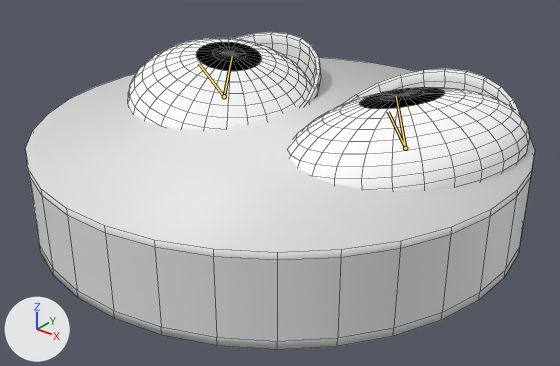
The Blender file Assets/Models/Ball.blend, before and after one commit.
Rendered twice from a 50 mm camera at (1.852, -2.314, 1.355) aimed at (0.054, -0.067, -0.038). Lighting does not change. The marker at lower left points along +X, +Y and +Z. Both versions are drawn at frame 4 of the action 'Blink'; the numbers are the values there. The bones that bend it are drawn over the model as lines. Mesh edges are drawn as thin lines.
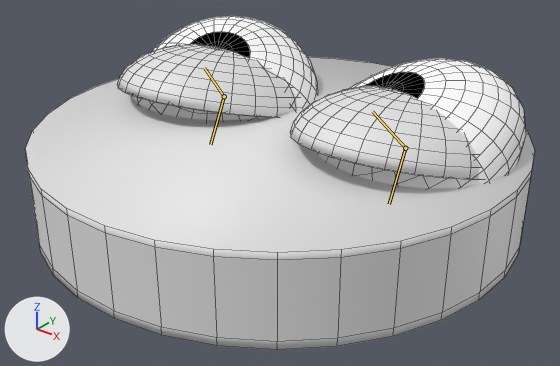
Commit message: neew ball animations

Boxes [x1, y1, x2, y2] around the edits, measured in the pictures (560 x 366 px):
'Sphere.003', posed
    before: [289, 87, 530, 191]
    after: [315, 59, 526, 188]
'Sphere', posed
    before: [128, 38, 310, 129]
    after: [132, 16, 318, 120]
'Sphere.002', posed
    before: [340, 69, 520, 114]
    after: [290, 86, 480, 179]
'Sphere.001', posed
    before: [235, 32, 321, 105]
    after: [117, 44, 298, 117]
bone 'Bone', root to tip
    before: (224, 96) to (232, 56)
    after: (224, 96) to (204, 68)
bone 'Bone.001', root to tip
    before: (405, 148) to (396, 96)
    after: (405, 148) to (372, 111)
bone 'Bone', root to tip
    before: (224, 96) to (198, 63)
    after: (224, 96) to (210, 144)
bone 'Bone.001', root to tip
    before: (405, 148) to (388, 111)
    after: (405, 148) to (389, 204)

The change in detail:
Bone 'Bone' (bone_bone) turns from (135, 0, 0) to (169, 0, 0) degrees about its own x, y and z.
Bone 'Bone.001' (bone_bone_001) turns from (135, 0, 0) to (169, 0, 0) degrees about its own x, y and z.
Bone 'Bone.004' (bone_bone_004) moves from (0.0, 0.0, 0.0) to (0.0, 0.0, 1.002).
Bone 'Bone' (bone_bone_) turns from (17, 0, 0) to (169, 0, 0) degrees about its own x, y and z.
Bone 'Bone.001' (bone_bone_001_) turns from (17, 0, 0) to (169, 0, 0) degrees about its own x, y and z.
